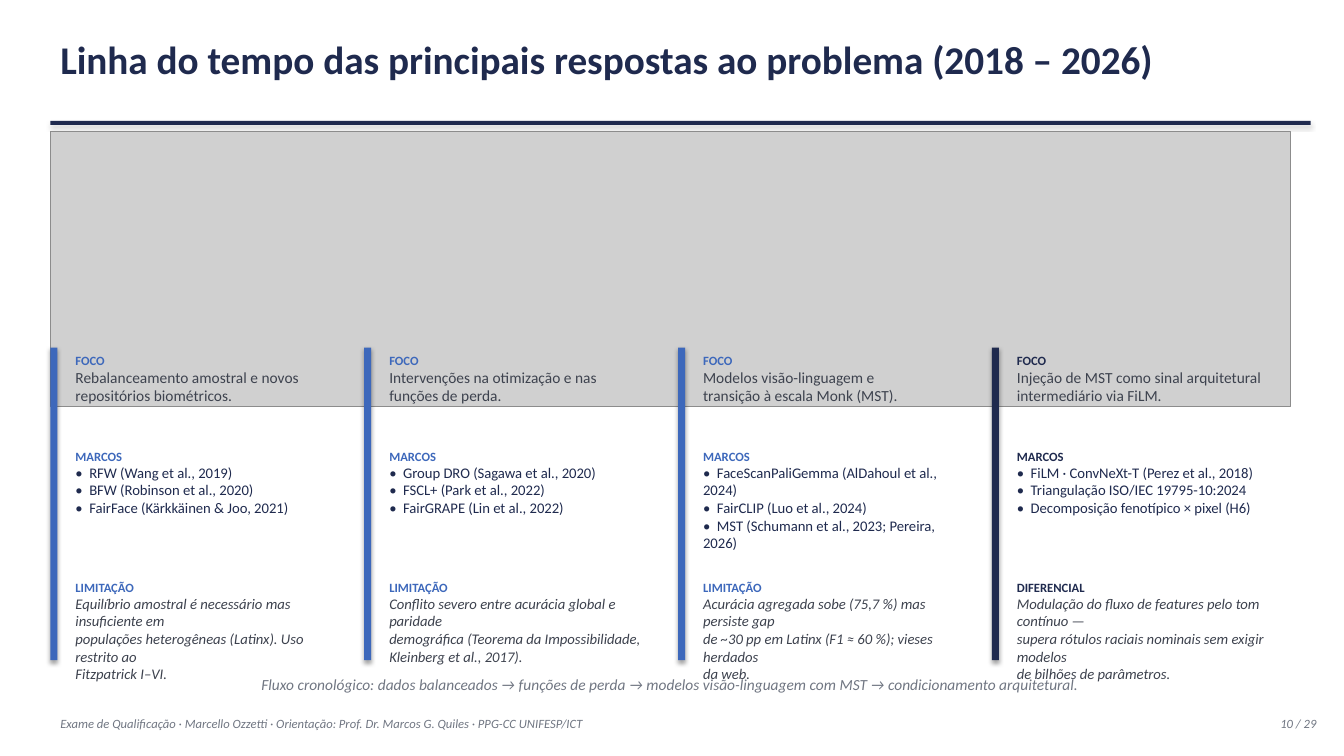
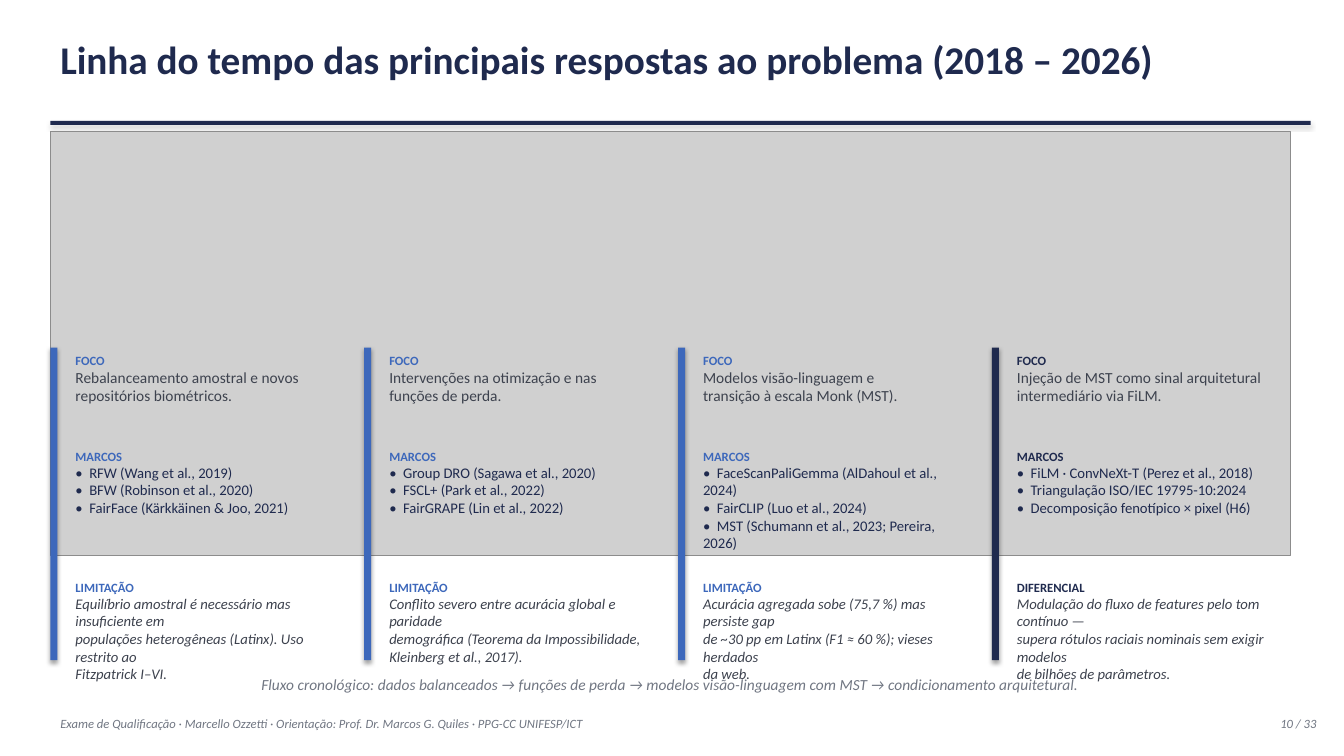
Before and after one commit to marcellozzetti/Facial-Recognition-Models-Mitigating-Bias, a slide deck: slide 10 of docs/ativo/material_qualificacao_2026-10-05.pptx. Drawn at 1344x756 pixels with LibreOffice and Linux fonts; fonts in the diff are those of the drawing; grey boxes stand for pictures. Boxes give left, top, right and bottom in pixels: in the first picture for what was removed or moved away, otherwise in the second. Text is boxed around its words. In the diff, an @@ line names an element or a change of style, - is before the commit and + after.

```diff
--- a/docs/ativo/material_qualificacao_2026-10-05.pptx
+++ b/docs/ativo/material_qualificacao_2026-10-05.pptx
@@ picture: place and size @@
-picture at <box>50,131,1291,406</box>
+picture at <box>50,131,1291,556</box>
@@ text at <box>1280,720,1317,728</box>: text changed @@
-10 / 29
+10 / 33
```
Also in this commit, not shown: 26 other slides changed, 4 slides added, 4 other files.
